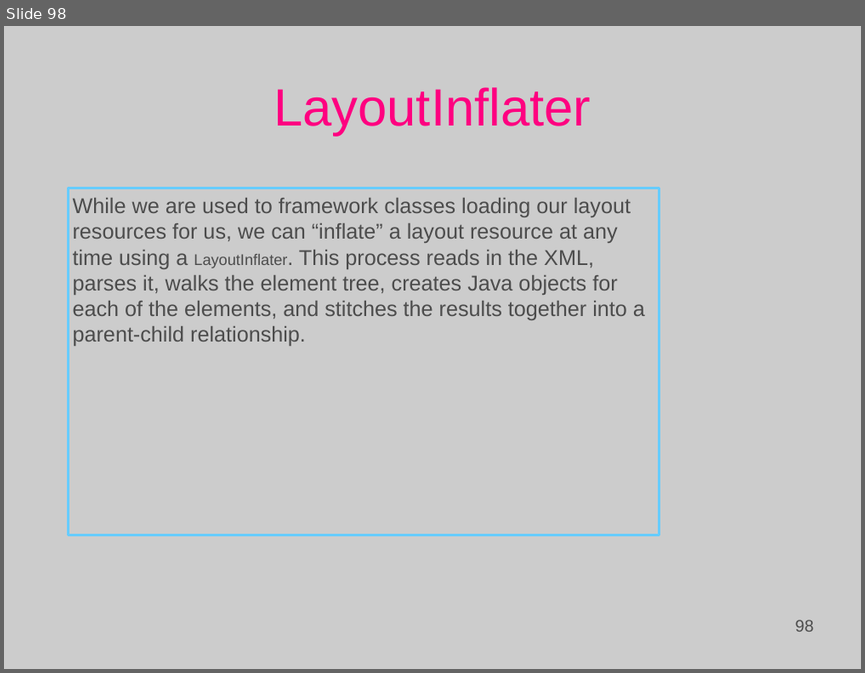
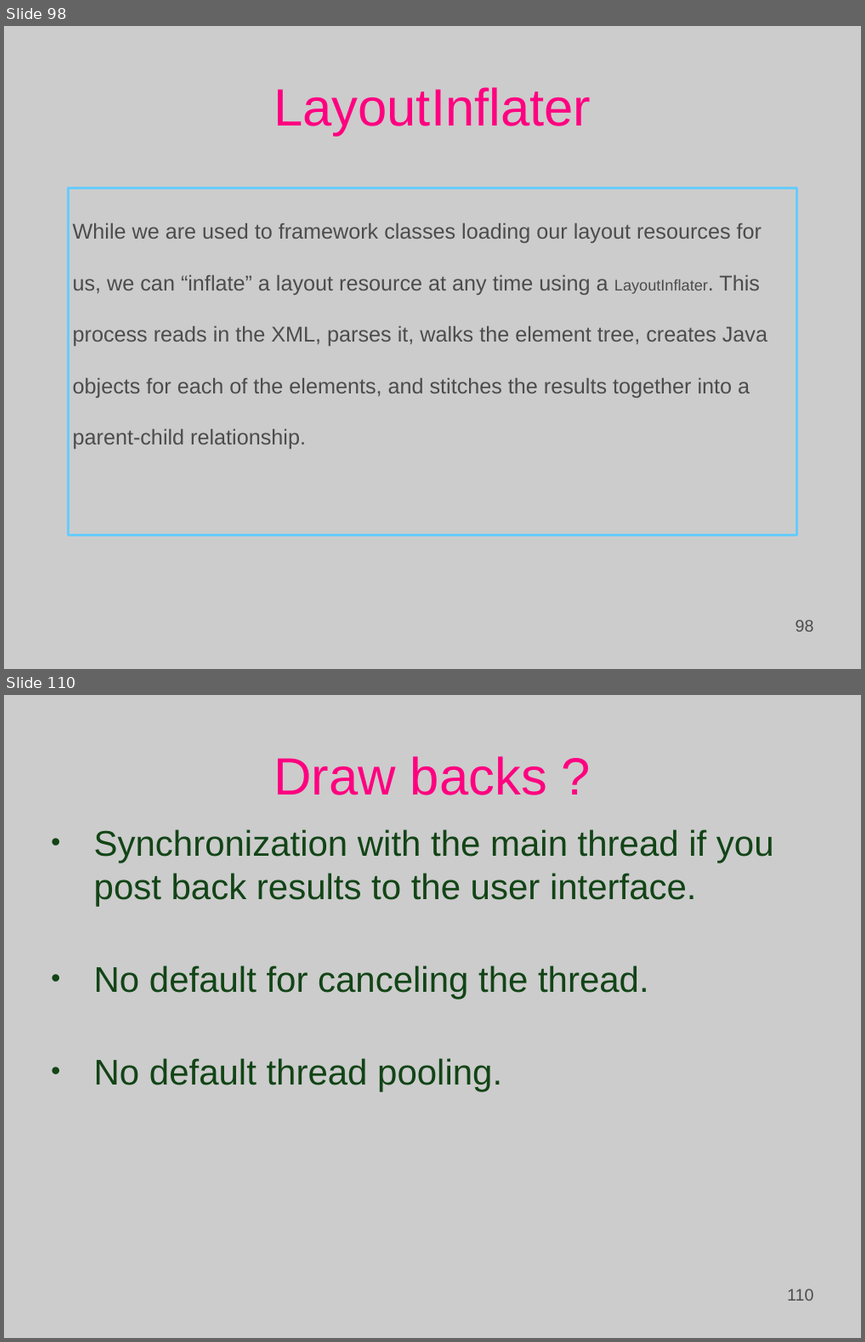
Before and after one commit to Basis-Android-Training/basis-android-training, a slide deck: Batch 12/Course lectures.ppt. Shown one above the other, each under a label of ours: slide 98 before the commit, slides 98 and 110 after it; the slides between them are not shown. The pictures are 865x673 and 865x1342 pixels, drawn with LibreOffice and Linux fonts; fonts in the diff are those of the drawing; background and template pictures are left out. Boxes give left, top, right and bottom in pixels: in the first picture for what was removed or moved away, otherwise in the second. Text is boxed around its words. In the diff, an @@ line names an element or a change of style, - is before the commit and + after.

```diff
--- a/Batch 12/Course lectures.ppt
+++ b/Batch 12/Course lectures.ppt
@@ slide 110 added at bbox=[4, 695, 861, 1338], background picture (left out) @@
@@ title added at bbox=[273, 756, 547, 795], 44 pt, text #FF0080 @@
+Draw backs ?
@@ text added at bbox=[94, 829, 774, 1092], 30 pt, text #124416 @@
+• Synchronization with the main thread if you post back results to the user interface.
+• No default for canceling the thread.
+• No default thread pooling.
@@ page number added at bbox=[619, 1280, 818, 1307], 14 pt, text #4C4C4C @@
+110
@@ slide 98 changed as well @@
@@ text "While we are used to ...": place and size @@
-text "While we are used to ..." at bbox=[69, 188, 658, 535]
+text "While we are used to ..." at bbox=[69, 188, 796, 535]
@@ text "While we are used to ..." at bbox=[69, 188, 796, 535]: line spacing 1 to 2 @@
```
Also in this commit, not shown: 1 other slide changed, 17 other slides added, 12 other files.
